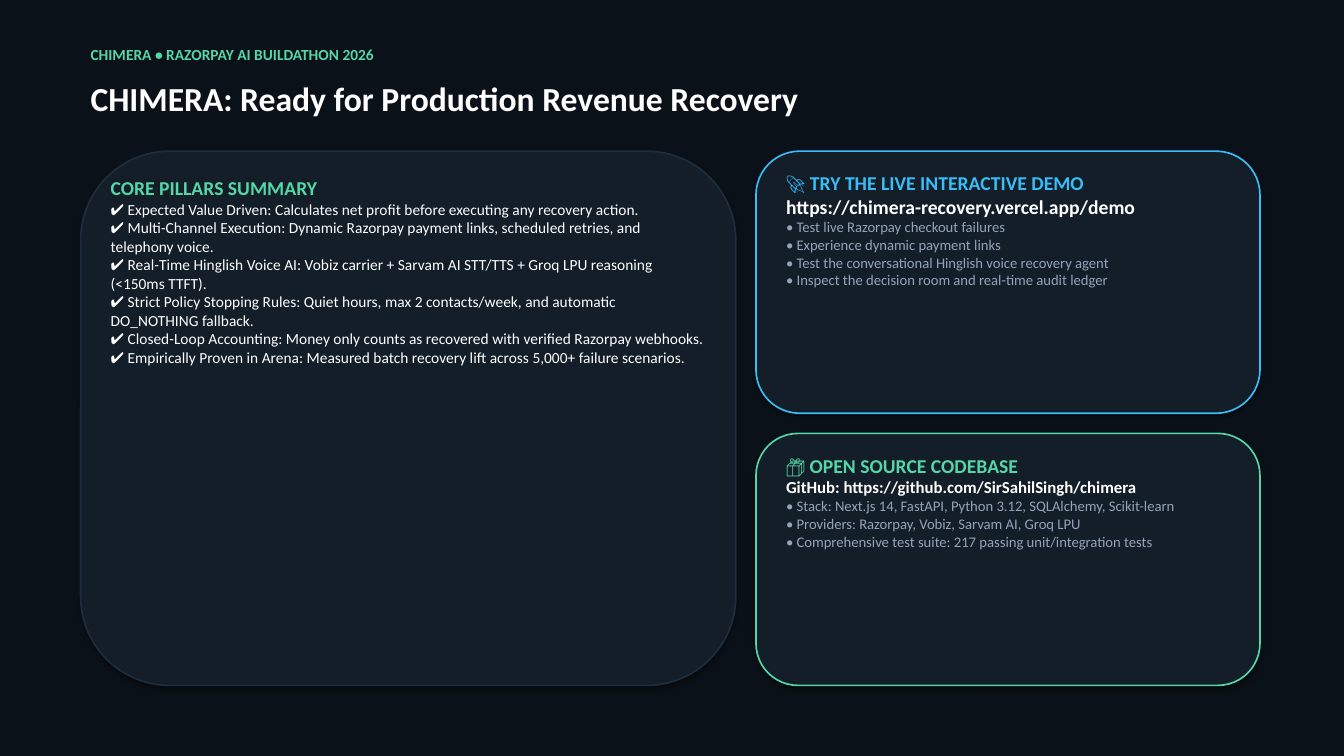
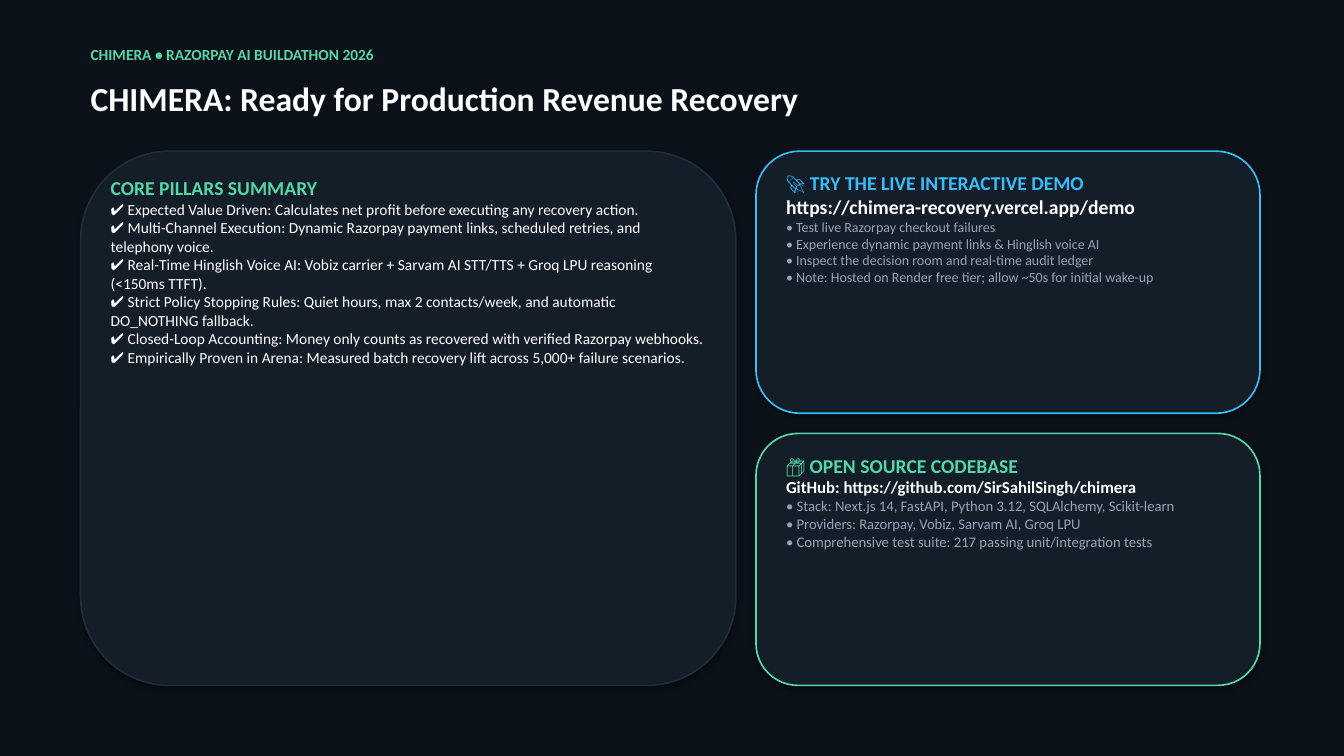
Before and after one commit to SirSahilSingh/chimera, a slide deck: slide 8 of CHIMERA_Pitch_Deck.pptx. Drawn at 1344x756 pixels with LibreOffice and Linux fonts; fonts in the diff are those of the drawing. Boxes give left, top, right and bottom in pixels: in the first picture for what was removed or moved away, otherwise in the second. Text is boxed around its words. In the diff, an @@ line names an element or a change of style, - is before the commit and + after.

```diff
--- a/CHIMERA_Pitch_Deck.pptx
+++ b/CHIMERA_Pitch_Deck.pptx
@@ text at box(796, 222, 1153, 284): text changed; size 10.5 to 10 pt @@
-• Test live Razorpay checkout failures
-• Experience dynamic payment links
-• Test the conversational Hinglish voice recovery agent
-• Inspect the decision room and real-time audit ledger
+• Test live Razorpay checkout failures
+• Experience dynamic payment links & Hinglish voice AI
+• Inspect the decision room and real-time audit ledger
+• Note: Hosted on Render free tier; allow ~50s for initial wake-up
```
Also in this commit, not shown: 2 other files.
